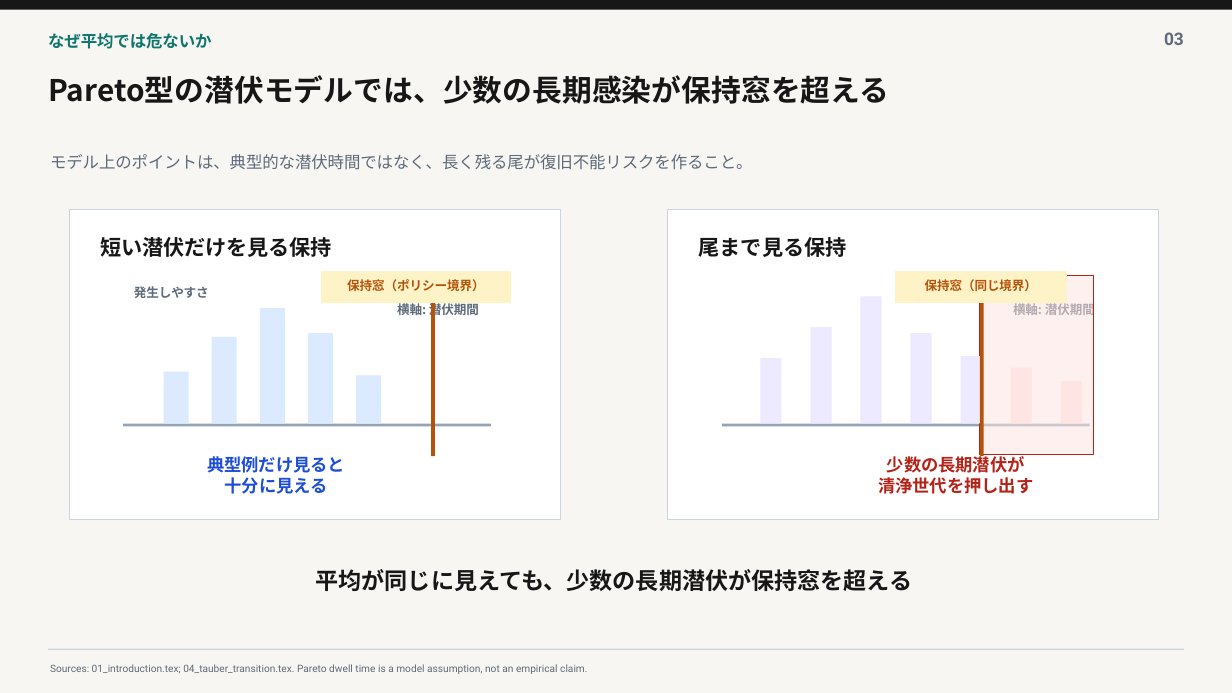
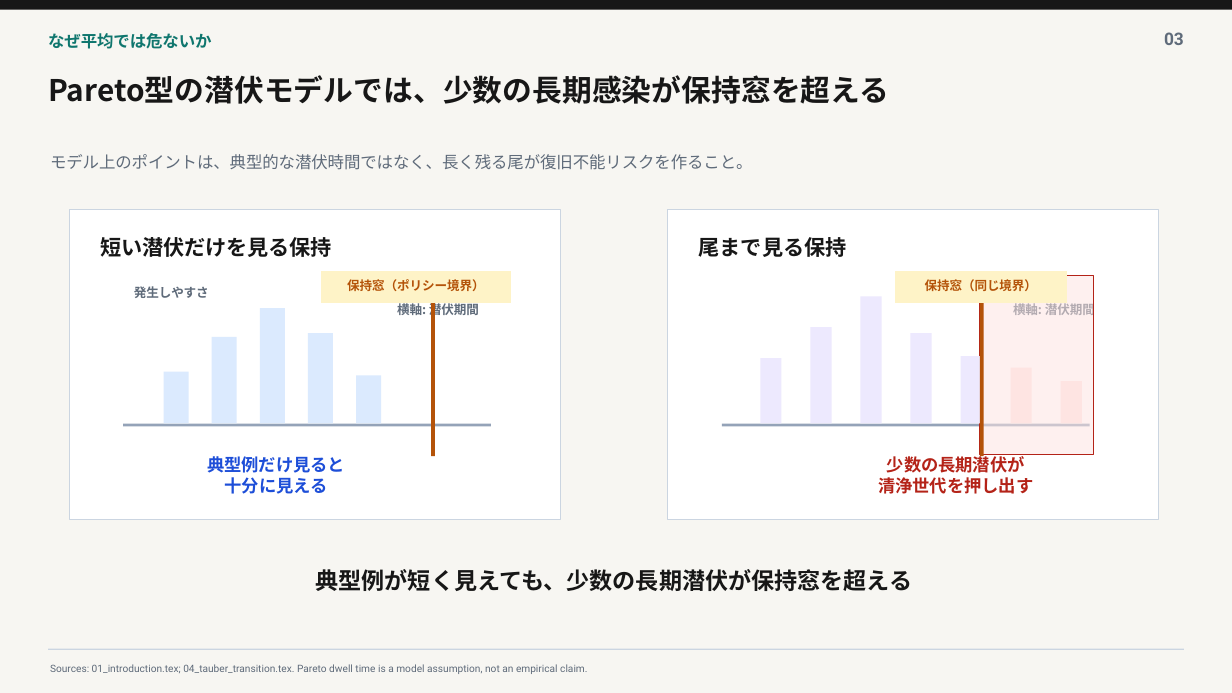
Before and after one commit to t0m0h1r0/research-backup, a slide deck: slide 3 of paper/presentations/heavy_tail_backup_intro/heavy_tail_backup_intro.pptx. Drawn at 1232x693 pixels with LibreOffice and Linux fonts; fonts in the diff are those of the drawing. Boxes give left, top, right and bottom in pixels: in the first picture for what was removed or moved away, otherwise in the second. Text is boxed around its words. In the diff, an @@ line names an element or a change of style, - is before the commit and + after.

```diff
--- a/paper/presentations/heavy_tail_backup_intro/heavy_tail_backup_intro.pptx
+++ b/paper/presentations/heavy_tail_backup_intro/heavy_tail_backup_intro.pptx
@@ text at <box>316,569,913,591</box>: text changed @@
-平均が同じに見えても、少数の長期潜伏が保持窓を超える
+典型例が短く見えても、少数の長期潜伏が保持窓を超える
```
Also in this commit, not shown: 3 other slides changed, 3 other files.
